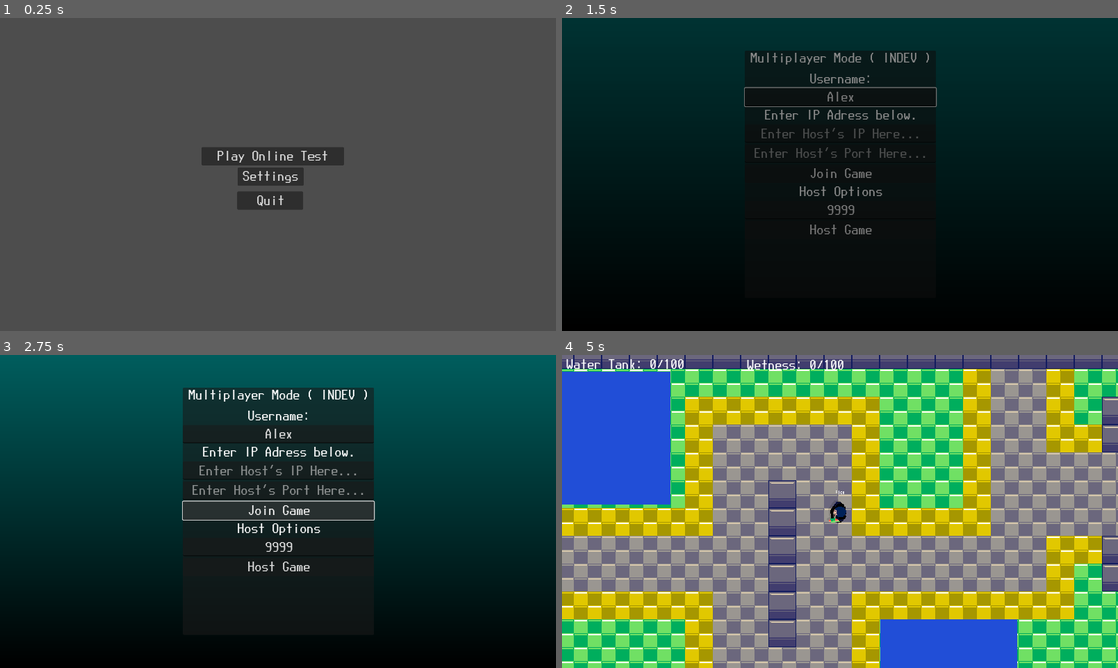
Above: before the commit, frames 1-4 (two rows, left to right).
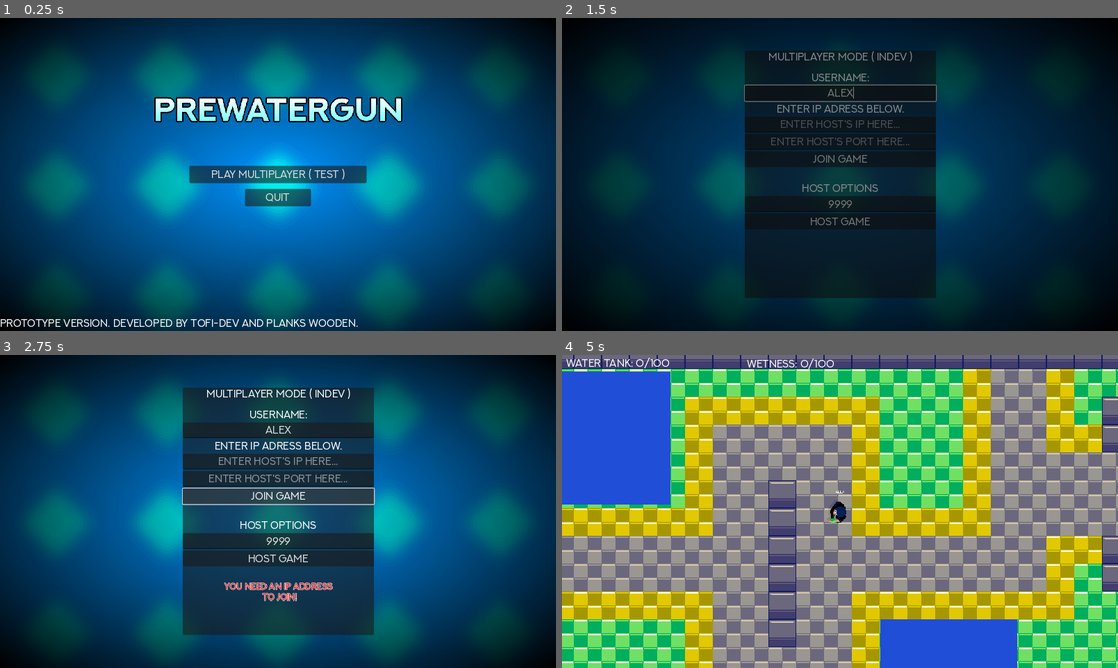
Above: after the commit, the same moments.

Repository: planksman/PreWatergun
Game: Godot game, scene res://Menu.tscn
Two runs of this game, one before a commit and one after it. Both use one fixed random seed, a clock stepped at 60 frames per second and the inputs below.
Inputs (mouse positions are in pixels of both pictures, inside the frame that each line leads up to):
- Up to frame 1 (0.25 s): no input
- Up to frame 2 (1.5 s): click "Play Online Test" (after the commit: "Play Multiplayer ( TEST )") at 0.5 s; click (840, 96) at 1.27 s; type "Alex" at 1.35 s
- Up to frame 3 (2.75 s): click "Join Game" at 2 s
- Up to frame 4 (5 s): click "Host Game" at 2.75 s; tap Enter at 3.5 s; move the mouse to (962, 495) at 3.52 s; press the mouse at (962, 495) at 3.53 s; hold D (right) 3.53-4.28 s; move the mouse to (728, 527) at 4.27 s; release the mouse at (728, 527) at 4.28 s; hold S (down) from 4.28 s (still down); tap R (Refill) at 4.35 s; click (728, 527) at 4.55 s

The runs differ from the first frame. In frame 1, 100% of the frame differs, in the area x 0-100%, y 0-100%; in frame 2, 61%; in frame 3, 85%; in frame 4, 0.7%.

Commit message:
Few extra features and changes.
I have made some changes which include:
- Adding extra polish to the Title Screen and the IP screen.
- Changing the font to "Next Art".
- Creating a "you died" Screen.
- Changed Engine Version from Godot 4 to Godot 4.1

Diff:
--- a/DemoGame.tscn
+++ b/DemoGame.tscn
@@ -7,16 +7,26 @@
 [ext_resource type="PackedScene" uid="uid://dc7mkomtdtnr1" path="res://scenes/map.tscn" id="3_dgoon"]
 [ext_resource type="TileSet" uid="uid://cpdw537002ks5" path="res://tilemap/TestTiles.tres" id="4"]
 [ext_resource type="Texture2D" uid="uid://dg6c2qvhrkbs0" path="res://WaterParallax.png" id="5"]
+[ext_resource type="Texture2D" uid="uid://ormemoxjrw8r" path="res://MainMenu.png" id="5_b1e7v"]
 [ext_resource type="Script" path="res://scripts/map.gd" id="5_h4xho"]
 
-[sub_resource type="Gradient" id="Gradient_5keih"]
-colors = PackedColorArray(0, 0, 0, 1, 4.09111e-07, 0.367346, 0.367451, 1)
-
-[sub_resource type="GradientTexture2D" id="GradientTexture2D_8e6j6"]
-gradient = SubResource("Gradient_5keih")
+[sub_resource type="CanvasItemMaterial" id="CanvasItemMaterial_stc8e"]
+blend_mode = 3
+
+[sub_resource type="Gradient" id="Gradient_f8uw2"]
+colors = PackedColorArray(1, 1, 1, 1, 0, 0, 0, 1)
+
+[sub_resource type="GradientTexture2D" id="GradientTexture2D_bl0lw"]
+gradient = SubResource("Gradient_f8uw2")
 width = 1280
 height = 720
-fill_from = Vector2(1, 1)
+fill = 1
+fill_from = Vector2(0.5, 0.5)
+
+[sub_resource type="LabelSettings" id="LabelSettings_hdgj4"]
+font_size = 20
+font_color = Color(1, 0, 0, 1)
+outline_size = 4
 
 [node name="DemoGame" type="Node2D"]
 script = ExtResource("1")
@@ -41,8 +51,15 @@
 offset_bottom = 719.0
 theme = ExtResource("2_461pp")
 
-[node name="Sprite2D" type="Sprite2D" parent="MultiplayerConfig/Control"]
-texture = SubResource("GradientTexture2D_8e6j6")
+[node name="Texture" type="Sprite2D" parent="MultiplayerConfig/Control"]
+texture = ExtResource("5_b1e7v")
+centered = false
+region_enabled = true
+region_rect = Rect2(0, 0, 1280, 720)
+
+[node name="Gradient" type="Sprite2D" parent="MultiplayerConfig/Control"]
+material = SubResource("CanvasItemMaterial_stc8e")
+texture = SubResource("GradientTexture2D_bl0lw")
 centered = false
 
 [node name="Panel" type="Panel" parent="MultiplayerConfig/Control"]
@@ -108,6 +125,9 @@
 layout_mode = 2
 text = "Join Game"
 
+[node name="Seperation2" type="Label" parent="MultiplayerConfig/Control/Panel/VBoxContainer"]
+layout_mode = 2
+
 [node name="Label2" type="Label" parent="MultiplayerConfig/Control/Panel/VBoxContainer"]
 layout_mode = 2
 text = "Host Options"
@@ -123,6 +143,16 @@
 [node name="HostGame" type="Button" parent="MultiplayerConfig/Control/Panel/VBoxContainer"]
 layout_mode = 2
 text = "Host Game"
+
+[node name="Seperation" type="Label" parent="MultiplayerConfig/Control/Panel/VBoxContainer"]
+layout_mode = 2
+
+[node name="ErrorMessage" type="Label" parent="MultiplayerConfig/Control/Panel/VBoxContainer"]
+unique_name_in_owner = true
+layout_mode = 2
+text = "ERROR_MESSAGE"
+label_settings = SubResource("LabelSettings_hdgj4")
+horizontal_alignment = 1
 
 [node name="Map" type="Node2D" parent="."]
 script = ExtResource("5_h4xho")
--- a/Menu.tscn
+++ b/Menu.tscn
@@ -1,28 +1,68 @@
-[gd_scene load_steps=4 format=3 uid="uid://bmk8412v4b4fc"]
+[gd_scene load_steps=9 format=3 uid="uid://bmk8412v4b4fc"]
 
 [ext_resource type="Script" path="res://scripts/Quit.gd" id="1"]
 [ext_resource type="Theme" uid="uid://bqi07rsa4jhca" path="res://themes/Default.tres" id="1_waeog"]
 [ext_resource type="Script" path="res://scripts/Play.gd" id="2"]
+[ext_resource type="Texture2D" uid="uid://ormemoxjrw8r" path="res://MainMenu.png" id="2_3ssk6"]
+[ext_resource type="Texture2D" uid="uid://bpaqs4ky67a56" path="res://ProjectWaterGun.png" id="4_4hnxt"]
+
+[sub_resource type="CanvasItemMaterial" id="CanvasItemMaterial_dbkrk"]
+blend_mode = 3
+
+[sub_resource type="Gradient" id="Gradient_4ub0u"]
+colors = PackedColorArray(1, 1, 1, 1, 0, 0, 0, 1)
+
+[sub_resource type="GradientTexture2D" id="GradientTexture2D_gwtuc"]
+gradient = SubResource("Gradient_4ub0u")
+width = 1280
+height = 720
+fill = 1
+fill_from = Vector2(0.5, 0.5)
 
 [node name="MainMenu" type="Control"]
 layout_mode = 3
-anchors_preset = 0
+anchors_preset = 15
+anchor_right = 1.0
+anchor_bottom = 1.0
+grow_horizontal = 2
+grow_vertical = 2
 theme = ExtResource("1_waeog")
 
+[node name="MainMenu" type="Sprite2D" parent="."]
+texture_repeat = 2
+texture = ExtResource("2_3ssk6")
+centered = false
+region_enabled = true
+region_rect = Rect2(0, 0, 1280, 720)
+
+[node name="Gradient" type="Sprite2D" parent="."]
+material = SubResource("CanvasItemMaterial_dbkrk")
+texture = SubResource("GradientTexture2D_gwtuc")
+centered = false
+
 [node name="Settings" type="Button" parent="."]
+visible = false
 layout_mode = 0
 offset_left = 547.0
-offset_top = 344.0
+offset_top = 347.0
 offset_right = 699.0
-offset_bottom = 377.0
+offset_bottom = 387.0
+disabled = true
 text = "Settings"
 
 [node name="Quit" type="Button" parent="."]
-layout_mode = 0
-offset_left = 546.0
-offset_top = 399.0
-offset_right = 698.0
-offset_bottom = 432.0
+layout_mode = 1
+anchors_preset = 8
+anchor_left = 0.5
+anchor_top = 0.5
+anchor_right = 0.5
+anchor_bottom = 0.5
+offset_left = -76.0
+offset_top = 33.0
+offset_right = 76.0
+offset_bottom = 73.0
+grow_horizontal = 2
+grow_vertical = 2
 text = "Quit"
 script = ExtResource("1")
 
@@ -37,13 +77,45 @@
 script = ExtResource("2")
 
 [node name="PlayOffline2" type="Button" parent="."]
-layout_mode = 0
-offset_left = 464.0
-offset_top = 297.0
-offset_right = 792.0
-offset_bottom = 337.0
-text = "Play Online Test"
+layout_mode = 1
+anchors_preset = 8
+anchor_left = 0.5
+anchor_top = 0.5
+anchor_right = 0.5
+anchor_bottom = 0.5
+offset_left = -204.0
+offset_top = -20.0
+offset_right = 204.0
+offset_bottom = 20.0
+grow_horizontal = 2
+grow_vertical = 2
+text = "Play Multiplayer ( TEST )"
 script = ExtResource("2")
+
+[node name="Label" type="Label" parent="."]
+layout_mode = 1
+anchors_preset = 2
+anchor_top = 1.0
+anchor_bottom = 1.0
+offset_top = -32.0
+offset_right = 40.0
+grow_vertical = 0
+text = "Prototype Version. Developed by Tofi-Dev and Planks Wooden."
+
+[node name="TextureRect" type="TextureRect" parent="."]
+layout_mode = 1
+anchors_preset = 8
+anchor_left = 0.5
+anchor_top = 0.5
+anchor_right = 0.5
+anchor_bottom = 0.5
+offset_left = -320.0
+offset_top = -266.5
+offset_right = 320.0
+offset_bottom = -39.5
+grow_horizontal = 2
+grow_vertical = 2
+texture = ExtResource("4_4hnxt")
 
 [connection signal="pressed" from="Quit" to="Quit" method="_on_Quit_pressed"]
 [connection signal="pressed" from="PlayOffline" to="PlayOffline" method="_on_PlayOffline_pressed"]
--- a/project.godot
+++ b/project.godot
@@ -36,7 +36,7 @@
 
 config/name="PreWaterGun"
 run/main_scene="res://Menu.tscn"
-config/features=PackedStringArray("4.0")
+config/features=PackedStringArray("4.1")
 config/icon="res://icon.png"
 
 [autoload]
@@ -48,8 +48,6 @@
 
 window/size/viewport_width=1280
 window/size/viewport_height=720
-window/size/mode=3
-window/size/borderless=true
 window/stretch/mode="canvas_items"
 
 [editor_plugins]
@@ -84,7 +82,7 @@
 }
 click={
 "deadzone": 0.5,
-"events": [Object(InputEventMouseButton,"resource_local_to_s …(205 unchanged characters)… r2(0, 0),"factor":1.0,"button_index":1,"pressed":false,"double_click":false,"script":null)
+"events": [Object(InputEventMouseButton,"resource_local_to_s …(205 unchanged characters)… r2(0, 0),"factor":1.0,"button_index":1,"canceled":false,"pressed":false,"double_click":false,"script":null)
 ]
 }
 Refill={
--- a/scenes/Gui.tscn
+++ b/scenes/Gui.tscn
@@ -80,7 +80,6 @@
 pivot_offset = Vector2(160, 16)
 
 [node name="Dead" type="Label" parent="Control"]
-visible = false
 modulate = Color(1, 0, 0, 1)
 layout_mode = 1
 anchors_preset = 15
--- a/scenes/Prefabs/Drip.tscn
+++ b/scenes/Prefabs/Drip.tscn
@@ -9,9 +9,11 @@
 properties/0/path = NodePath(".:position")
 properties/0/spawn = true
 properties/0/sync = true
+properties/0/watch = false
 properties/1/path = NodePath(".:rotation")
 properties/1/spawn = true
 properties/1/sync = true
+properties/1/watch = false
 
 [node name="Drip" type="CharacterBody2D"]
 collision_layer = 0
--- a/scenes/Prefabs/Player.tscn
+++ b/scenes/Prefabs/Player.tscn
@@ -12,21 +12,31 @@
 properties/0/path = NodePath(".:position")
 properties/0/spawn = true
 properties/0/sync = true
+properties/0/watch = false
 properties/1/path = NodePath(".:rotation")
 properties/1/spawn = true
 properties/1/sync = true
+properties/1/watch = false
 properties/2/path = NodePath(".:wetness")
 properties/2/spawn = true
 properties/2/sync = true
+properties/2/watch = false
 properties/3/path = NodePath("Camera2D:position")
 properties/3/spawn = true
 properties/3/sync = true
+properties/3/watch = false
 properties/4/path = NodePath("Sprites/Authority:text")
 properties/4/spawn = true
 properties/4/sync = true
+properties/4/watch = false
 properties/5/path = NodePath(".:fake_name")
 properties/5/spawn = true
 properties/5/sync = true
+properties/5/watch = false
+properties/6/path = NodePath(".:visible")
+properties/6/spawn = true
+properties/6/sync = true
+properties/6/watch = false
 
 [node name="Player" type="CharacterBody2D" groups=["player"]]
 y_sort_enabled = true
@@ -79,3 +89,6 @@
 replication_config = SubResource("SceneReplicationConfig_1fkas")
 
 [node name="Camera2D" type="Camera2D" parent="."]
+
+[node name="Timer" type="Timer" parent="."]
+wait_time = 3.0
--- a/scripts/Movement.gd
+++ b/scripts/Movement.gd
@@ -1,4 +1,4 @@
-extends KinematicBody2D
+extends CharacterBody2D
 
 
 export (int) var speed = 200
--- a/scripts/Player.gd
+++ b/scripts/Player.gd
@@ -13,6 +13,9 @@
 @onready var WGTimer = get_node("Timers/WGTimer")
 @onready var ShootTimer = get_node("Timers/ShootTimer")
 @onready var fake_name_label = get_node("Sprites/Authority")
+
+
+@export var is_dead = false
 #var velocity = Vector2()
 
 func _ready():
@@ -92,10 +95,18 @@
 	else:
 		get_node("Hud/Control/Recharge").visible = false
 
+	if is_dead:
+		visible = false
+		get_node("Hud/Control/Dead").visible = true
+	else:
+		visible = true
+		get_node("Hud/Control/Dead").visible = false
+
 func _physics_process(_delta):
 	if not is_multiplayer_authority(): return
-	get_input()
-	move()
+	if !is_dead:
+		get_input()
+		move()
 
 func spawn():
 	position = get_parent().get_parent().spawnpoints.get_child(randi_range(0,get_parent().get_parent().spawnpoints.get_child_count() - 1)).position
@@ -103,8 +114,14 @@
 @rpc("call_local")
 func die():
 	super.die()
+	is_dead = true
+	wetness = 0
+	await get_tree().create_timer(5).timeout
+	is_dead = false
+
 	randomize()
-	spawn()
+	if is_dead == false:
+		spawn()
 
 	update_ammo_counter()
 	ammo = 0
--- a/scripts/ToMain.gd
+++ b/scripts/ToMain.gd
@@ -7,6 +7,16 @@
 @onready var map_instance = get_node("MapInstance")
 @onready var network_node = get_node("Network")
 @onready var spawnpoints = get_node("Map/SpawnPoints")
+@onready var error_message = get_node("%ErrorMessage")
+
+var error_messages = {
+	"everything_fine": "",
+	"need_username_host": "Please enter a username\n in order to host a game.",
+	"need_username_player": "Please enter a username\n in order to join a game.",
+	"need_port_host": "You need a port number\n to host!",
+	"need_ip": "You need an IP address\n to join!",
+	"need_port_player": "You need a port number\n to join!",
+}
 
 var your_fake_name
 
@@ -14,8 +24,17 @@
 	#if Input.is_action_pressed("ui_cancel"):
 		#get_tree().change_scene_to_file("res://Menu.tscn")
 
+func _ready():
+	error_message.text = error_messages["everything_fine"]
 
 func _on_host_game_pressed():
+	if get_node("%Username").text == "":
+		error_message.text = error_messages["need_username_host"]
+		return
+	if get_node("%PortHost").text == "":
+		error_message.text = error_messages["need_port_host"]
+		return
+
 	setup_upnp(get_node("%PortHost").text)
 	var peer = ENetMultiplayerPeer.new()
 	peer.create_server(int((get_node("%PortHost").text)))
@@ -28,6 +47,15 @@
 	#add_player(multiplayer.get_unique_id())
 
 func _on_join_game_pressed():
+	if get_node("%Username").text == "":
+		error_message.text = error_messages["need_username_player"]
+		return "error"
+	if ip_address.text == "":
+		error_message.text = error_messages["need_ip"]
+		return "error"
+	if get_node("%PortJoin").text == "":
+		error_message.text = error_messages["need_port_player"]
+		return "error"
 	setup_upnp(get_node("%PortJoin").text)
 	var peer = ENetMultiplayerPeer.new()
 	peer.create_client(ip_address.text, int(get_node("%PortJoin").text))
--- a/scripts/UsernameStuff.gd
+++ b/scripts/UsernameStuff.gd
@@ -1,3 +1,3 @@
 extends Node
 
-var current_username = "Test"
+var current_username = "Placeholder"
--- a/themes/Default.tres
+++ b/themes/Default.tres
@@ -1,7 +1,7 @@
 [gd_resource type="Theme" load_steps=2 format=3 uid="uid://bqi07rsa4jhca"]
 
-[ext_resource type="FontFile" uid="uid://bd5l7enmesexu" path="res://PX437_WYSE700B-2Y.TTF" id="1_gwf8b"]
+[ext_resource type="FontFile" uid="uid://dfh83v58gw02l" path="res://NEXT ART_Regular.otf" id="1_wljx4"]
 
 [resource]
-default_font = ExtResource("1_gwf8b")
-default_font_size = 32
+default_font = ExtResource("1_wljx4")
+default_font_size = 24
Not shown: 1 places in DemoGame.tscn that only renumber resources
Binary file added: MainMenu.png
Not shown, added: MainMenu.png.import
Binary file added: NEXT ART_Regular.otf
Not shown, added: NEXT ART_Regular.otf.import
Binary file added: ProjectWaterGun.png
Not shown, added: ProjectWaterGun.png.import
